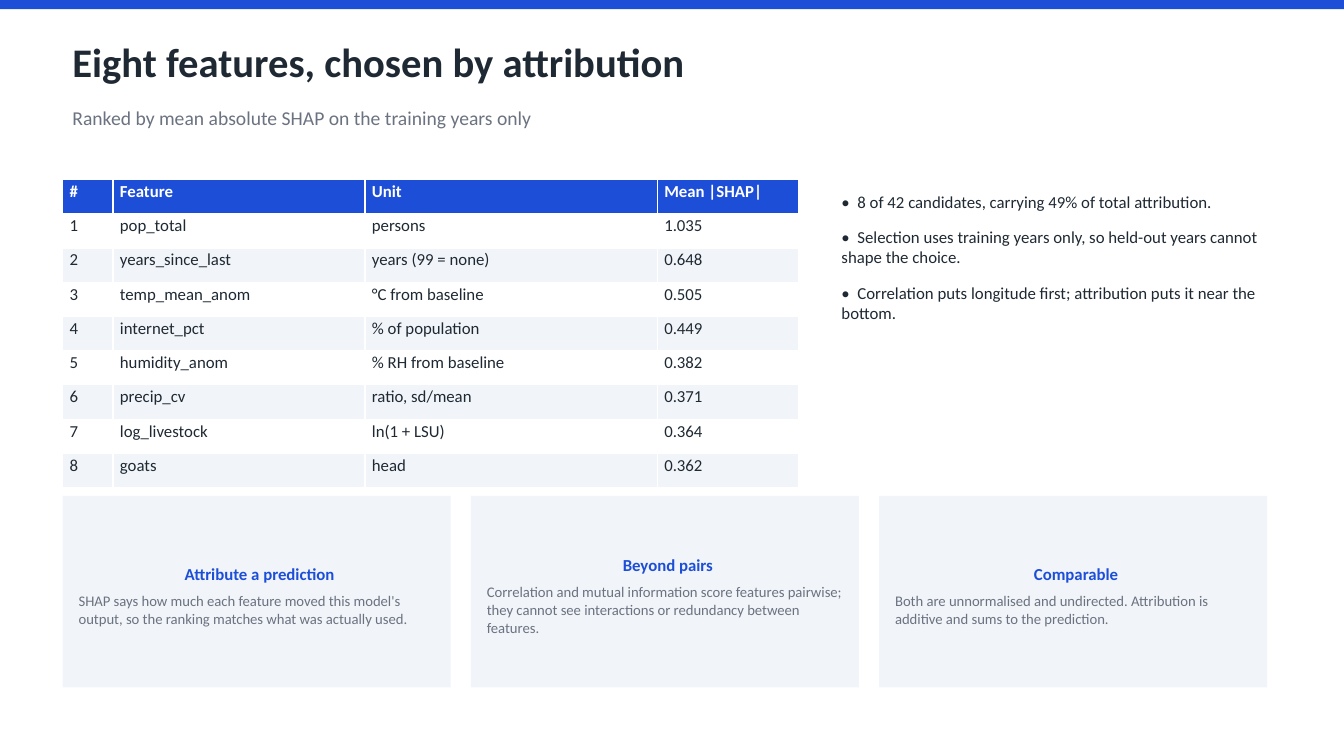
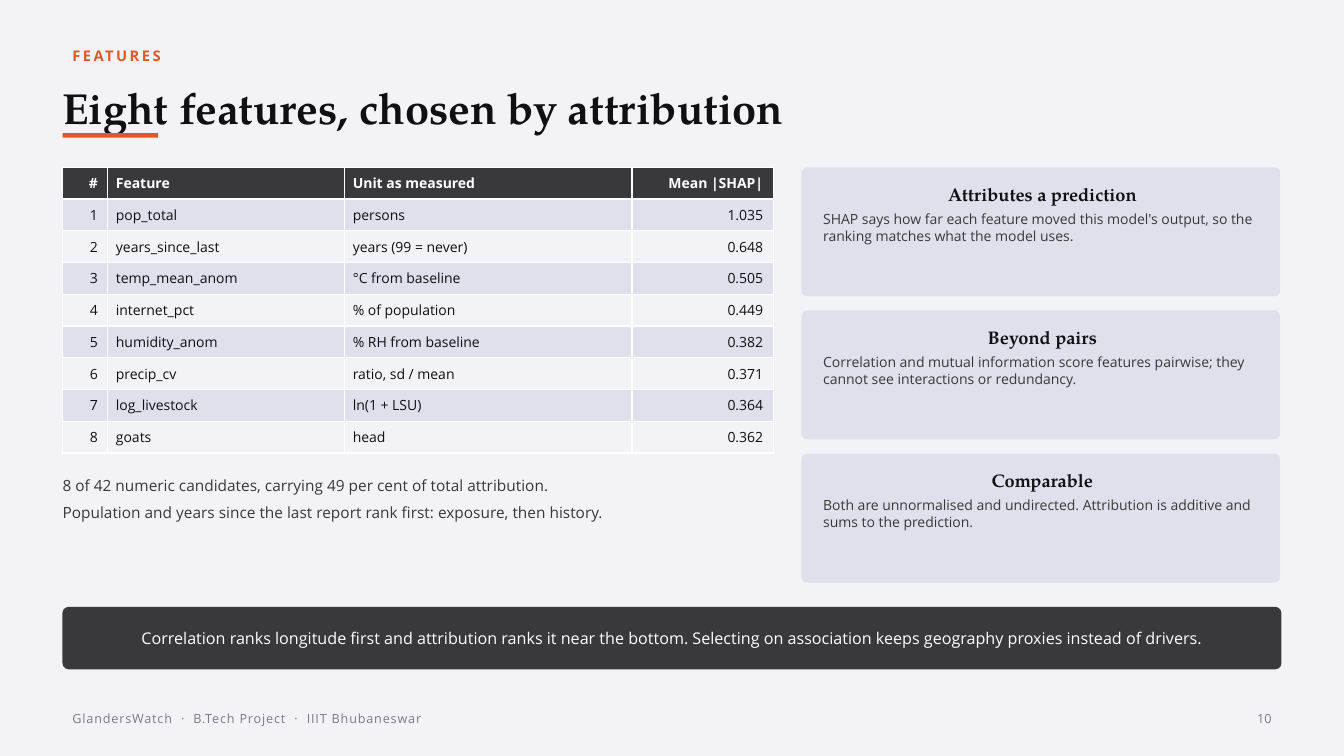
Before and after one commit to YuvrajSingh-mist/glandersWatch, a slide deck: slide 10 of GlandersWatch_Deck.pptx (slide 7 before the commit). Drawn at 1344x756 pixels with LibreOffice and Linux fonts; fonts in the diff are those of the drawing. Boxes give left, top, right and bottom in pixels: in the first picture for what was removed or moved away, otherwise in the second. Text is boxed around its words. In the diff, an @@ line names an element or a change of style, - is before the commit and + after.

Commit message:
Redesign deck on the department report template
Replace the ad-hoc styling with the template's visual system: navy cover
panel, light lavender ground, periwinkle numbered cards, a single orange
accent, Playfair Display headings and Open Sans text. Install both fonts
locally so the exported PDF embeds them.

Structure becomes three sections with dividers: the risk engine, the
explanation layer and the alert service. Adds a curves slide (ROC against
PR, plus the selection ablation) and a per-model slide carrying the
logistic, forest and boosting formulations. Every figure and number is
still read from reports/*.json.

```diff
--- a/GlandersWatch_Deck.pptx
+++ b/GlandersWatch_Deck.pptx
@@ rectangle removed at <box>0,0,1344,9</box> @@
@@ rectangle added at <box>0,0,1344,756</box>, fill #F3F3F7 @@
@@ text added at <box>63,42,768,71</box>, 10.5 pt, text #E25822, bold @@
+FEATURES
@@ text "Eight features, chosen by attribution": place and size @@
-text "Eight features, chosen by attribution" at <box>72,48,685,84</box>
+text "Eight features, chosen by attribution" at <box>62,92,783,138</box>
@@ text "Eight features, chosen by attribution" at <box>62,92,783,138</box>: size 29 to 31 pt, font Calibri to TeX Gyre Pagella, text colour #1F2933 to #101014 @@
@@ text removed at <box>72,111,531,129</box> @@
-Ranked by mean absolute SHAP on the training years only
@@ rectangle added at <box>63,133,158,137</box>, fill #E25822 @@
@@ table at <box>63,167,773,453</box> @@
-row 1, column 3: Unit
+row 1, column 3: Unit as measured
-row 3, column 3: years (99 = none)
+row 3, column 3: years (99 = never)
-row 7, column 3: ratio, sd/mean
+row 7, column 3: ratio, sd / mean
@@ fill #1D4ED8 to #39393C in row 1 @@
@@ fill #FFFFFF to #E0E0EC in 16 cells @@
@@ fill #F1F5F9 to #F3F3F7 in 16 cells @@
@@ size 12 to 10 pt, font Calibri to Open Sans in "#", "Feature", "Mean |SHAP|", "1" and 29 more places @@
@@ text colour #1F2933 to #101014 in "1", "pop_total", "persons", "1.035" and 26 more places @@
@@ alignment left to right @@
@@ table: place and size @@
-table at <box>63,179,799,488</box>
+table at <box>63,167,773,453</box>
@@ rounded rectangle added at <box>802,167,1280,296</box>, fill #E0E0EC, 10 pt, text #39393C @@
+Attributes a prediction
+SHAP says how far each feature moved this model's output, so the ranking matches what the model uses.
@@ text removed at <box>841,196,1257,319</box> @@
-• 8 of 42 candidates, carrying 49% of total attribution.
-• Selection uses training years only, so held-out years cannot shape the choice.
-• Correlation puts longitude first; attribution puts it near the bottom.
@@ rounded rectangle "Beyond pairs": place and size @@
-rounded rectangle "Beyond pairs" at <box>471,496,859,688</box>
+rounded rectangle "Beyond pairs" at <box>802,311,1280,440</box>
@@ rounded rectangle "Beyond pairs" at <box>802,311,1280,440</box>: vertical alignment middle to top; rectangle to rounded rectangle; fill #F1F5F9 to #E0E0EC @@
@@ text in rounded rectangle at <box>823,356,1244,388</box>: text changed; size 10.5 to 10 pt; font Calibri to Open Sans; text colour #6B7280 to #39393C @@
-Correlation and mutual information score features pairwise; they cannot see interactions or redundancy between features.
+Correlation and mutual information score features pairwise; they cannot see interactions or redundancy.
@@ text in rounded rectangle at <box>988,331,1097,349</box>: size 12 to 13 pt, font Calibri to TeX Gyre Pagella, text colour #1D4ED8 to #101014 in "Beyond pairs"; more space between paragraphs @@
@@ text added at <box>63,479,603,522</box>, 11 pt, text #39393C @@
+8 of 42 numeric candidates, carrying 49 per cent of total attribution.
+Population and years since the last report rank first: exposure, then history.
@@ rounded rectangle "Comparable": place and size @@
-rounded rectangle "Comparable" at <box>879,496,1267,688</box>
+rounded rectangle "Comparable" at <box>802,454,1280,583</box>
@@ rounded rectangle "Comparable" at <box>802,454,1280,583</box>: size 12 to 13 pt, font Calibri to TeX Gyre Pagella, text colour #1D4ED8 to #101014 in "Comparable"; size 10.5 to 10 pt, font Calibri to Open Sans, text colour #6B7280 to #39393C in "Both are unnormalised and undirected. Attribution is ..."; more space between paragraphs; less space between paragraphs; vertical alignment middle to top; rectangle to rounded rectangle; fill #F1F5F9 to #E0E0EC @@
@@ rectangle removed at <box>63,496,451,688</box> @@
-Attribute a prediction
-SHAP says how much each feature moved this model's output, so the ranking matches what was actually used.
@@ rounded rectangle added at <box>63,607,1281,669</box>, fill #39393C, 11.5 pt, text #FFFFFF @@
+Correlation ranks longitude first and attribution ranks it near the bottom. Selecting on association keeps geography proxies instead of drivers.
@@ text added at <box>72,713,421,726</box>, 9 pt, text #7A7A84 @@
+GlandersWatch · B.Tech Project · IIIT Bhubaneswar
@@ text added at <box>1257,714,1271,723</box>, 9 pt, text #7A7A84 @@
+10
```
Also in this commit, not shown: 9 other slides changed, 13 slides added, 7 slides removed, 2 other files.
